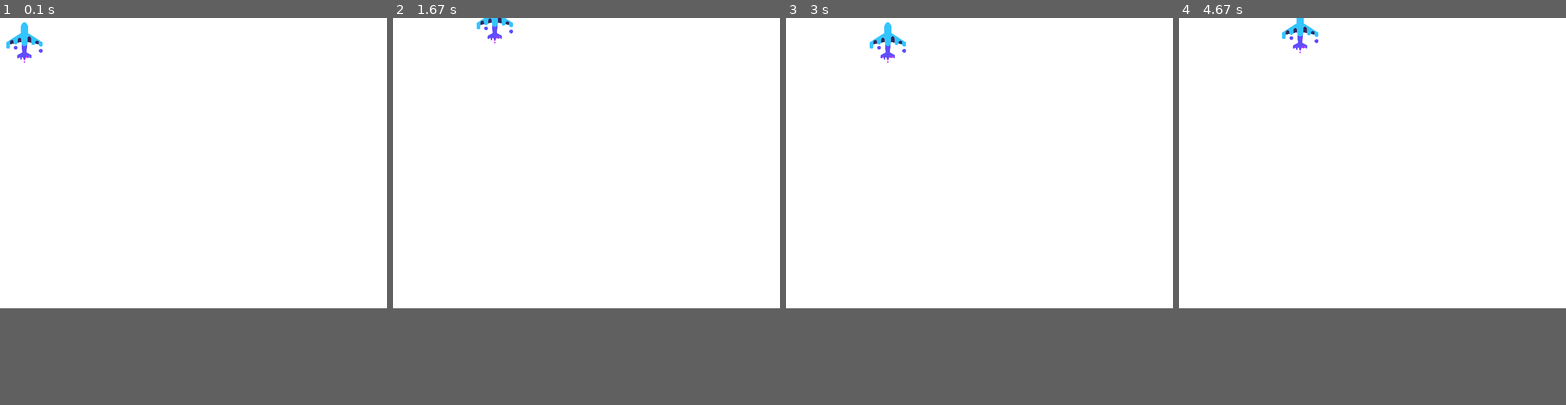
Above: before the commit, frames 1-4 (left to right).
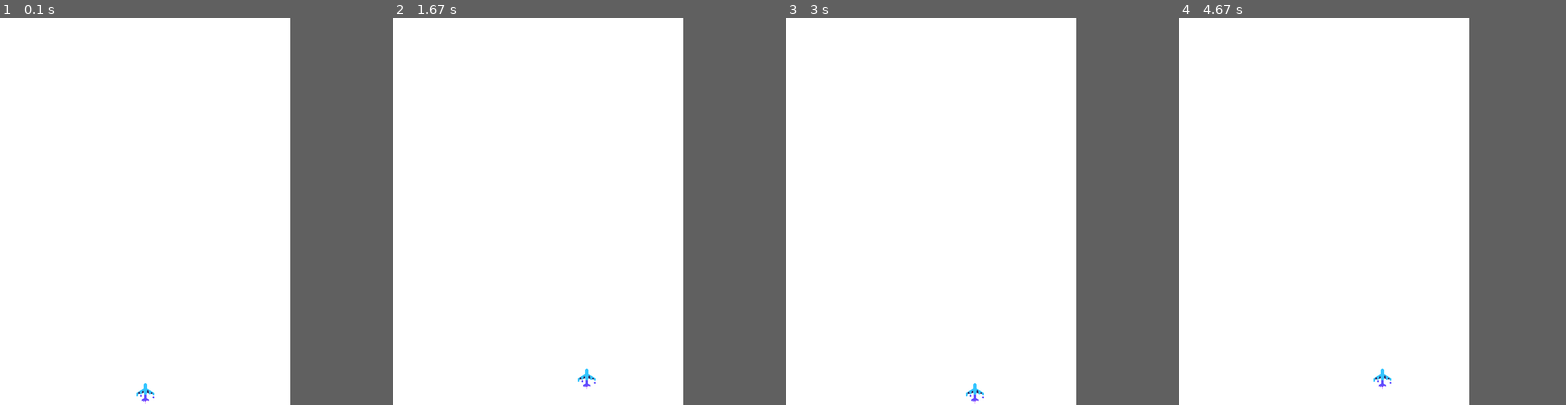
Above: after the commit, the same moments.

Repository: qzq1111/py-game-collection
Game: pygame game, started from aircraft_battle/game.py
Two runs of this game, one before a commit and one after it. Both use one fixed random seed, a clock stepped at 60 frames per second and the inputs below.
Inputs:
- Up to frame 1 (0.1 s): no input
- Up to frame 2 (1.67 s): hold S 0.33-0.8 s; hold Right 0.33-0.8 s; hold Right 0.83-1.3 s; hold W 1.33-1.63 s
- Up to frame 3 (3 s): hold Right 1.67-2.13 s; hold A 2.17-2.7 s; hold Down from 2.73 s (still down)
- Up to frame 4 (4.67 s): release Down at 3.03 s; hold A 3.07-3.47 s; hold Up 3.5-3.87 s; hold D 3.9-4.53 s; hold Down from 4.57 s (still down)
In our replay, the window is 800x600 before the commit and 600x800 after it. These sizes can differ from the game's own. Grey fills any space a smaller window leaves; there, only what the larger window draws over its background counts as a difference.

The runs differ from the first frame. In frame 1, 0.4% of the frame differs, in the area x 1-40%, y 1-100%; in frame 2, 0.3%; in frame 3, 0.4%; in frame 4, 0.4%.

Commit message:
完善飞机边缘检测及初始位置

Diff:
--- a/aircraft_battle/game.py
+++ b/aircraft_battle/game.py
@@ -1,15 +1,93 @@
 import pygame
+
+
+class Location(object):
+
+    def __init__(self, x, y):
+        self.x = x
+        self.y = y
+
+
+class Aircraft(object):
+
+    def __init__(self, screen: pygame.Surface):
+        self.screen = screen
+
+        self.location = None  # 飞机位置
+        self.aircraft_image = None  # 飞机贴图
+
+        self.init()
+
+    def init(self):
+        self.init_aircraft()
+        self.init_location()
+
+    def init_location(self):
+        """
+        初始化飞机位置，屏幕最下方中间
+        :return:
+        """
+        scree_center_x, scree_center_y = self.screen.get_rect().center
+
+        x = scree_center_x - (self.aircraft_image.get_width() / 2)
+        y = self.screen.get_height() - self.aircraft_image.get_height()
+        self.location = Location(x, y)
+
+    def init_aircraft(self, path=None):
+        """
+        初始化飞机贴图，
+        :param path: 飞机贴图位置
+        :return:
+        """
+        if not path:
+            aircraft_image = pygame.image.load("./image/aircraft.png").convert_alpha()
+        else:
+            aircraft_image = pygame.image.load(path).convert_alpha()
+
+        self.aircraft_image = pygame.transform.scale(aircraft_image, (50, 50))
+
+    def update(self, key):
+        """
+        判断移动方向
+        :param key:
+        :return:
+        """
+
+        if key == pygame.K_RIGHT or key == pygame.K_d:
+            self.location.x += 10
+        elif key == pygame.K_LEFT or key == pygame.K_a:
+            self.location.x -= 10
+        elif key == pygame.K_UP or key == pygame.K_w:
+            self.location.y -= 10
+        elif key == pygame.K_DOWN or key == pygame.K_s:
+            self.location.y += 10
+
+        if self.location.x > self.screen.get_width() - self.aircraft_image.get_width():
+            self.location.x = self.screen.get_width() - self.aircraft_image.get_width()
+
+        if self.location.x < 0:
+            self.location.x = 0
+
+        if self.location.y > self.screen.get_height() - self.aircraft_image.get_height():
+            self.location.y = self.screen.get_height() - self.aircraft_image.get_height()
+
+        if self.location.y < 0:
+            self.location.y = 0
+
+        return
+
+    def draw(self):
+        self.screen.blit(self.aircraft_image, (self.location.x, self.location.y))
 
 
 def main():
     pygame.init()
 
     fps_clock = pygame.time.Clock()
-    screen = pygame.display.set_mode((800, 600))
-    pygame.key.set_repeat(100, 150)
+    screen = pygame.display.set_mode((600, 800))
+    pygame.key.set_repeat(100, 100)
 
-    aircraft = pygame.image.load("./image/aircraft.png").convert_alpha()
-    aircraft = pygame.transform.scale(aircraft, (100, 100))
+    aircraft = Aircraft(screen)
 
     done = False
 
@@ -22,21 +100,15 @@
             if event.type == pygame.QUIT:
                 done = True
             elif event.type == pygame.KEYDOWN:
-
-                if event.key == pygame.K_RIGHT or event.key == pygame.K_d:
-                    x += 20
-                elif event.key == pygame.K_LEFT or event.key == pygame.K_a:
-                    x -= 20
-                elif event.key == pygame.K_UP or event.key == pygame.K_w:
-                    y -= 20
-                elif event.key == pygame.K_DOWN or event.key == pygame.K_s:
-                    y += 20
+                if event.key in [pygame.K_RIGHT, pygame.K_LEFT, pygame.K_UP, pygame.K_DOWN,
+                                 pygame.K_a, pygame.K_w, pygame.K_s, pygame.K_d]:
+                    aircraft.update(event.key)
 
         screen.fill((255, 255, 255))
-        screen.blit(aircraft, (x, y))
+        aircraft.draw()
 
         pygame.display.update()
-        fps_clock.tick(10)
+        fps_clock.tick(30)
 
     pygame.quit()
 
